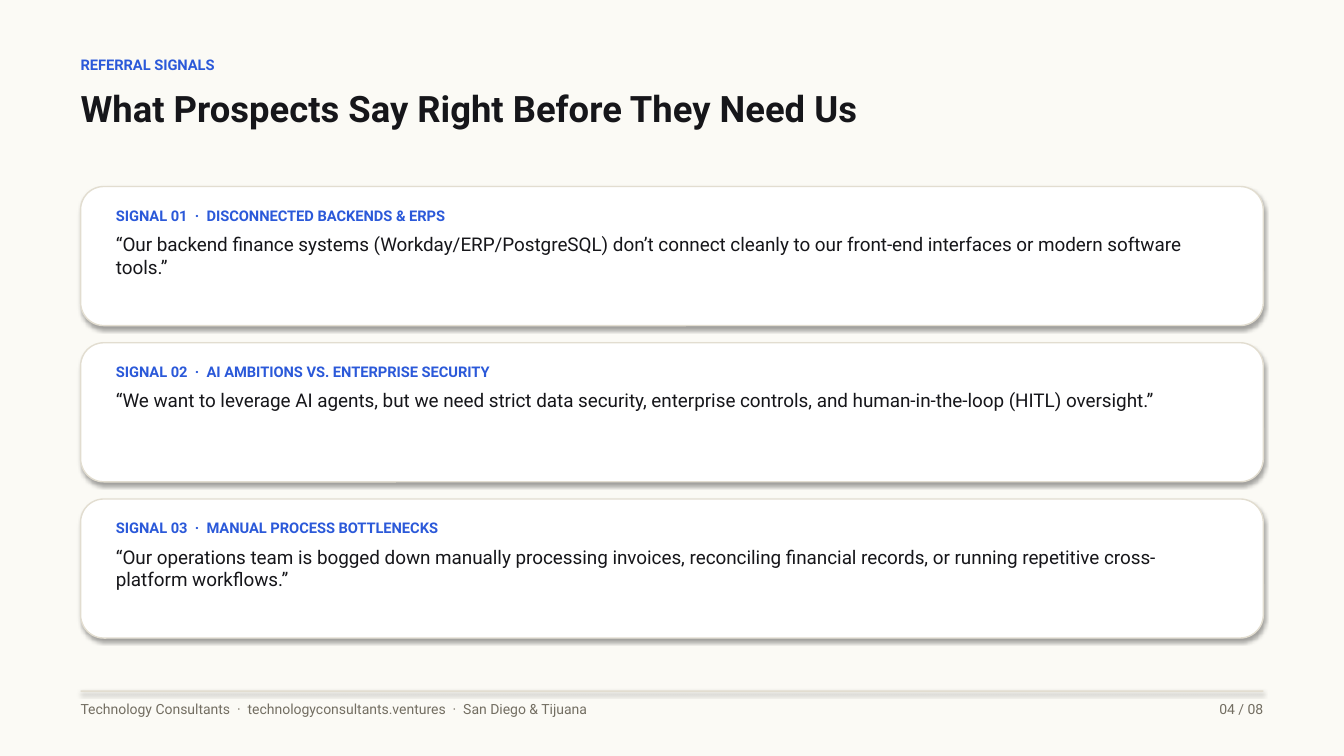
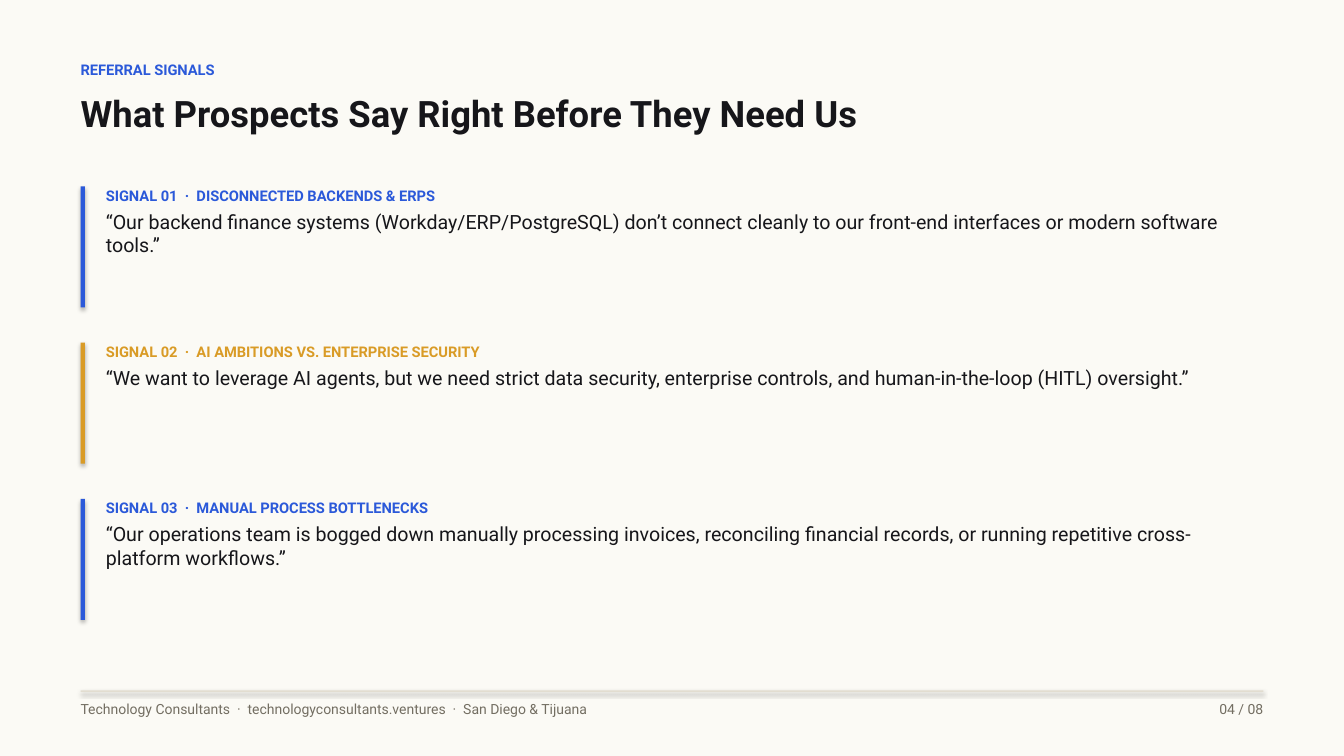
Before and after one commit to rguido198/TechnologyConsultantsVentures, a slide deck: slide 4 of Technology_Consultants_Who_to_Send_My_Way.pptx. Drawn at 1344x756 pixels with LibreOffice and Linux fonts; fonts in the diff are those of the drawing. Boxes give left, top, right and bottom in pixels: in the first picture for what was removed or moved away, otherwise in the second. Text is boxed around its words. In the diff, an @@ line names an element or a change of style, - is before the commit and + after.

Commit message:
Eliminate card containers from PPTX decks; switch to canvas-native typography layout with subtle accent line dividers

```diff
--- a/Technology_Consultants_Who_to_Send_My_Way.pptx
+++ b/Technology_Consultants_Who_to_Send_My_Way.pptx
@@ text "REFERRAL SIGNALS": place and size @@
-text "REFERRAL SIGNALS" at (81, 59, 214, 70)
+text "REFERRAL SIGNALS" at (81, 64, 214, 75)
@@ text "What Prospects Say Right Before ...": place and size @@
-text "What Prospects Say Right Before ..." at (81, 94, 857, 130)
+text "What Prospects Say Right Before ..." at (81, 99, 857, 135)
@@ rounded rectangle removed at (81, 187, 1263, 326) @@
@@ rectangle added at (81, 187, 85, 308), fill #2B59D9 @@
@@ text "SIGNAL 01 · DISCONNECTED BACKENDS ...": place and size @@
-text "SIGNAL 01 · DISCONNECTED BACKENDS ..." at (116, 210, 1181, 274)
+text "SIGNAL 01 · DISCONNECTED BACKENDS ..." at (106, 190, 1218, 253)
@@ text "SIGNAL 01 · DISCONNECTED BACKENDS ..." at (106, 190, 1218, 253): size 13.5 to 14 pt in "“Our backend finance systems (Workday/ERP/PostgreSQL) don’t  ..."; less space between paragraphs @@
@@ rounded rectangle removed at (81, 343, 1263, 482) @@
@@ rectangle added at (81, 343, 85, 464), fill #D99B26 @@
@@ text "SIGNAL 02 · AI AMBITIONS ...": place and size @@
-text "SIGNAL 02 · AI AMBITIONS ..." at (116, 366, 1153, 411)
+text "SIGNAL 02 · AI AMBITIONS ..." at (106, 346, 1188, 390)
@@ text "SIGNAL 02 · AI AMBITIONS ..." at (106, 346, 1188, 390): text colour #2B59D9 to #D99B26 in "SIGNAL 02 · AI AMBITIONS VS. ENTERPRISE ..."; size 13.5 to 14 pt in "“We want to leverage AI agents, but ..."; less space between paragraphs @@
@@ rounded rectangle removed at (81, 499, 1263, 638) @@
@@ rectangle added at (81, 499, 85, 620), fill #2B59D9 @@
@@ text "SIGNAL 03 · MANUAL PROCESS ...": place and size @@
-text "SIGNAL 03 · MANUAL PROCESS ..." at (116, 522, 1155, 590)
+text "SIGNAL 03 · MANUAL PROCESS ..." at (106, 502, 1191, 569)
@@ text "SIGNAL 03 · MANUAL PROCESS ..." at (106, 502, 1191, 569): size 13.5 to 14 pt in "“Our operations team is bogged down manually ..."; less space between paragraphs @@
```
Also in this commit, not shown: 7 other slides changed, 1 other file.
